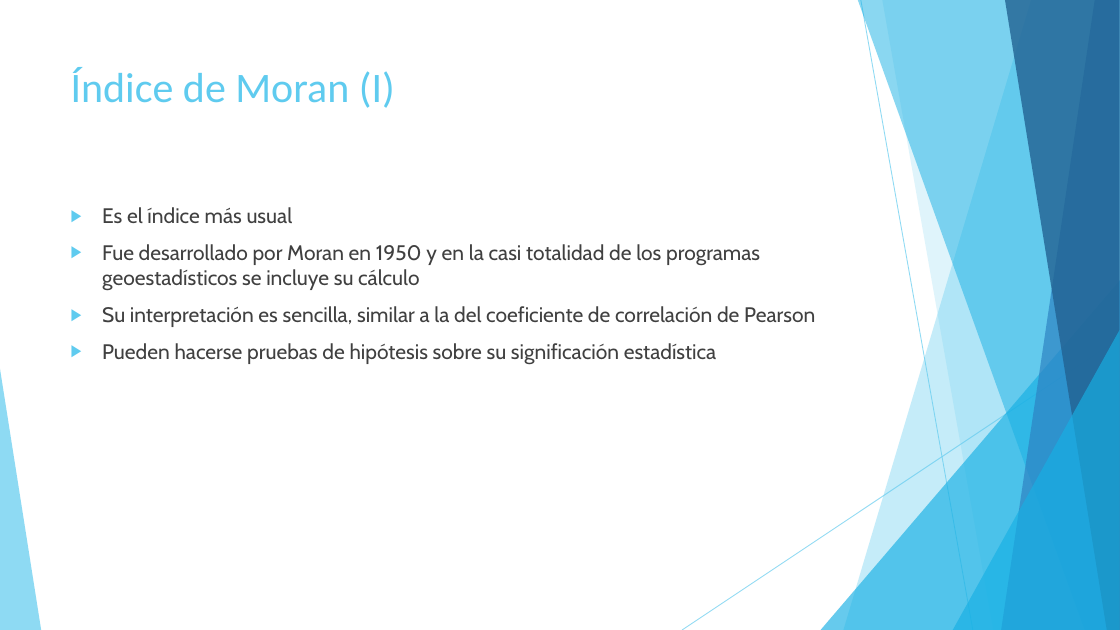
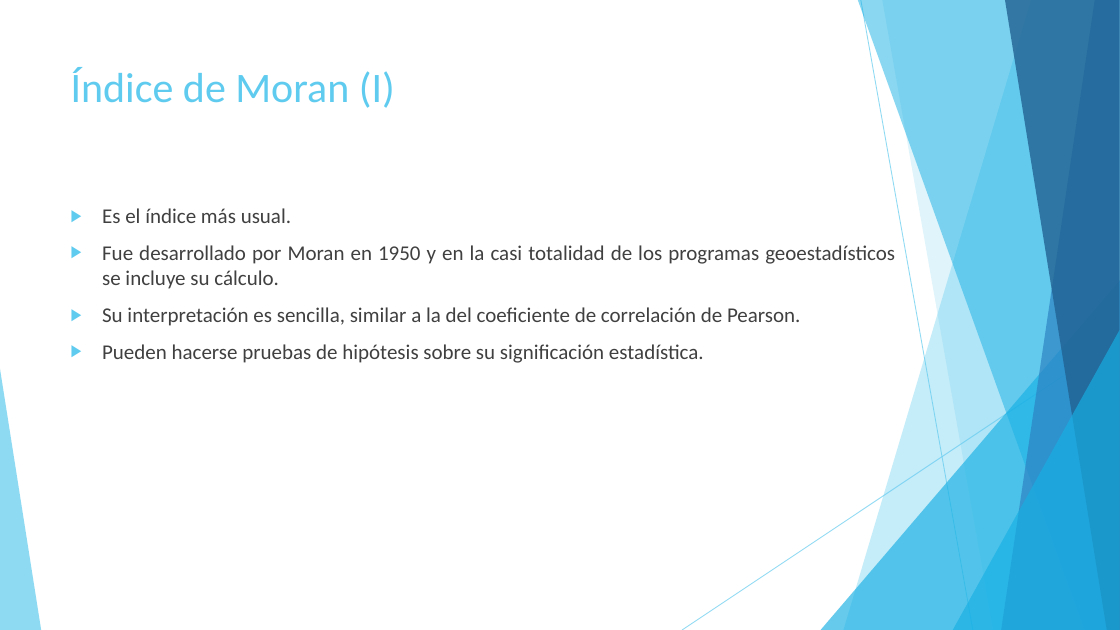
Before and after one commit to Seferra18/Tesina, a slide deck: slide 14 of ppt.pptx (slide 11 before the commit). Drawn at 1120x630 pixels with LibreOffice and Linux fonts; fonts in the diff are those of the drawing. Boxes give left, top, right and bottom in pixels: in the first picture for what was removed or moved away, otherwise in the second. Text is boxed around its words. In the diff, an @@ line names an element or a change of style, - is before the commit and + after.

```diff
--- a/ppt.pptx
+++ b/ppt.pptx
@@ text at (x1=102, y1=208, x2=895, y2=363): text changed; font Cabin to Calibri @@
-▶ Es el índice más usual
-▶ Fue desarrollado por Moran en 1950 y en la casi totalidad de los programas geoestadísticos se incluye su cálculo
-▶ Su interpretación es sencilla, similar a la del coeficiente de correlación de Pearson
-▶ Pueden hacerse pruebas de hipótesis sobre su significación estadística
+▶ Es el índice más usual.
+▶ Fue desarrollado por Moran en 1950 y en la casi totalidad de los programas geoestadísticos se incluye su cálculo.
+▶ Su interpretación es sencilla, similar a la del coeficiente de correlación de Pearson.
+▶ Pueden hacerse pruebas de hipótesis sobre su significación estadística.
```
Also in this commit, not shown: 11 other slides changed, 8 slides added.
